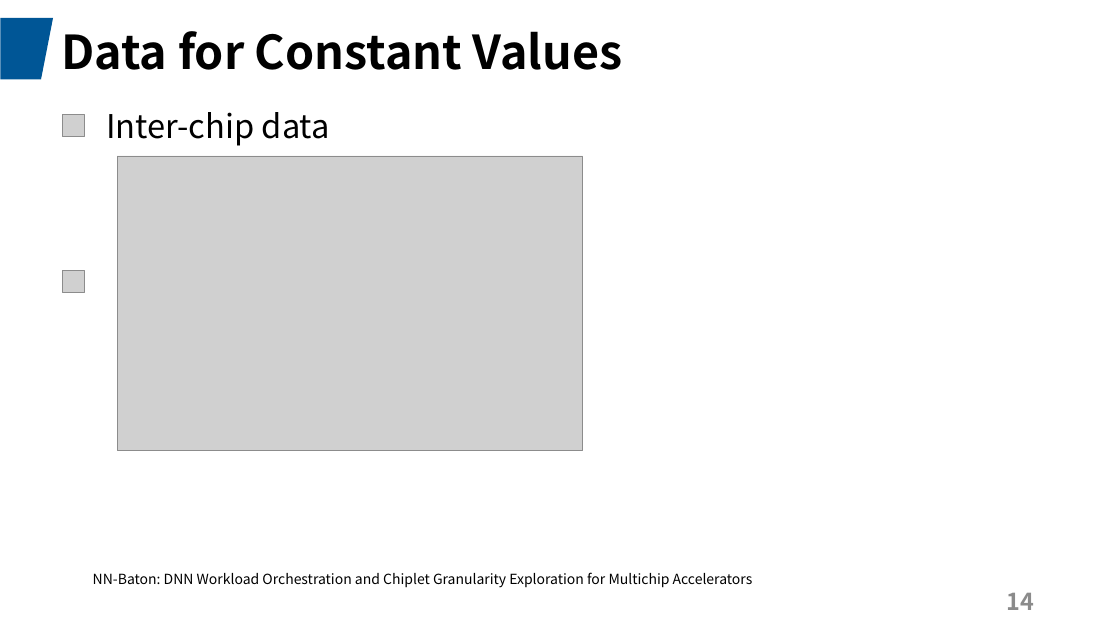
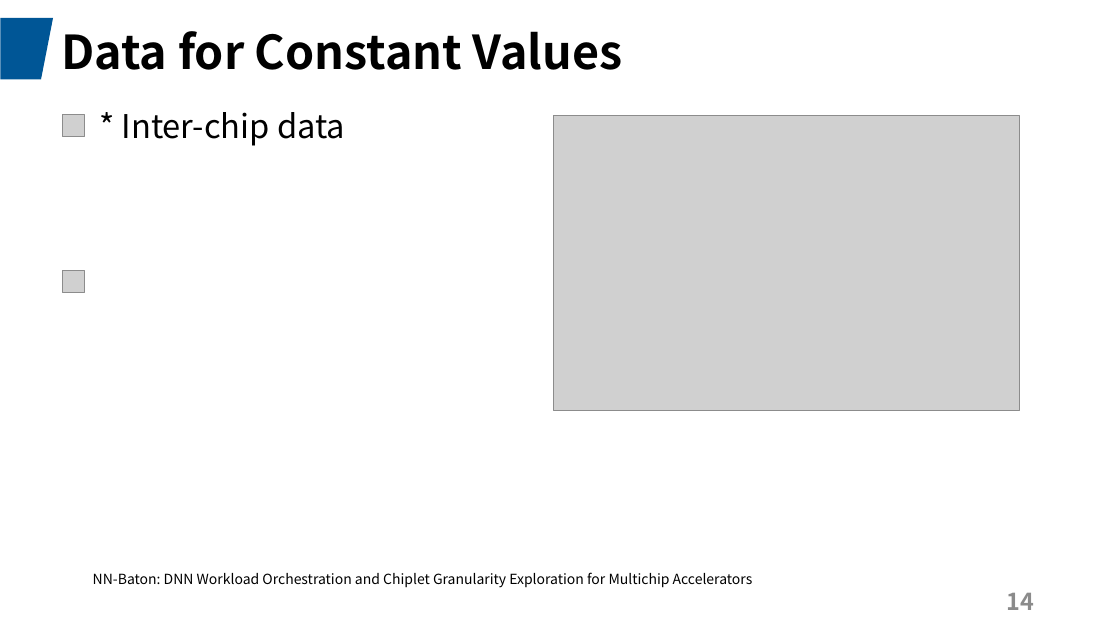
Before and after one commit to JadeQiong/DSE, a slide deck: slide 14 of 组会3.18GNN.pptx. Drawn at 1120x630 pixels with LibreOffice and Linux fonts; fonts in the diff are those of the drawing; grey boxes stand for pictures. Boxes give left, top, right and bottom in pixels: in the first picture for what was removed or moved away, otherwise in the second. Text is boxed around its words. In the diff, an @@ line names an element or a change of style, - is before the commit and + after.

Commit message:
3.16 PPT

```diff
--- a/组会3.18GNN.pptx
+++ b/组会3.18GNN.pptx
@@ text at box(122, 112, 345, 146): text changed @@
-Inter-chip data
+* Inter-chip data
@@ picture: place and size @@
-picture at box(117, 156, 582, 451)
+picture at box(554, 116, 1019, 411)
```
Also in this commit, not shown: 1 other slide changed, 1 slide added.
